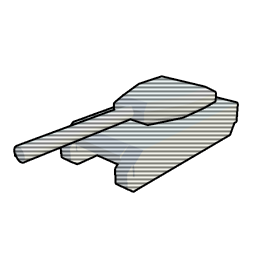
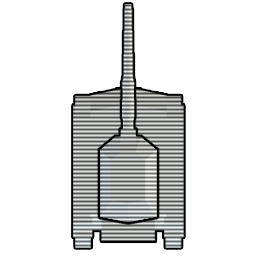
Revision of a layered w=256, h=256 image; what changed, layer by layer:
removed layer "Layer 10" from group "Group 1 copy 2" over bbox(15, 77, 215, 162)
removed layer "Layer 9" from group "Group 1 copy 2" over bbox(61, 86, 237, 191)
added group "tank" with 2 layers in group "Group 1 copy 2" over bbox(73, 4, 184, 248)
added layer "Layer 16" in group "tank" over bbox(73, 88, 184, 248)
added layer "Layer 17" in group "tank" over bbox(99, 4, 158, 223)
